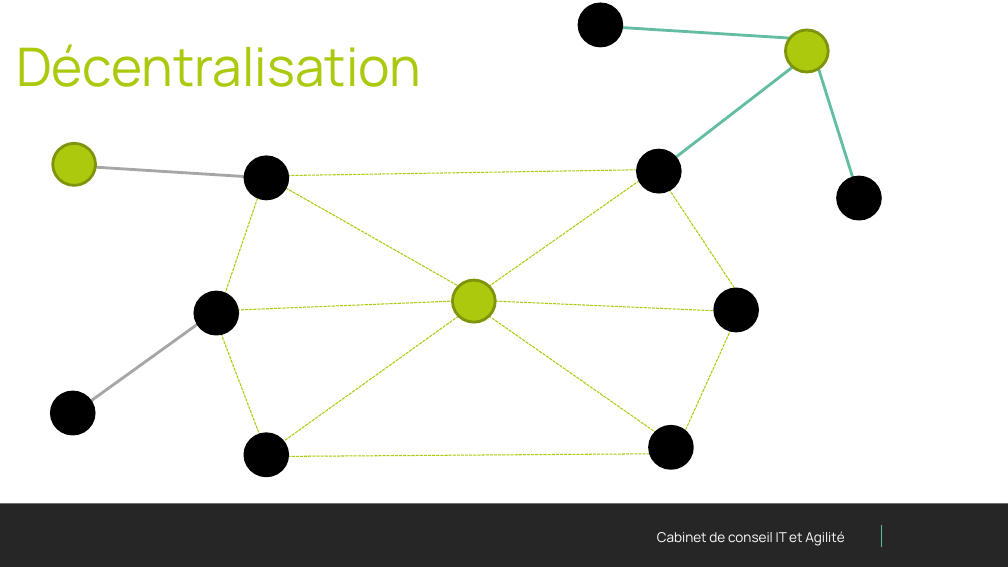
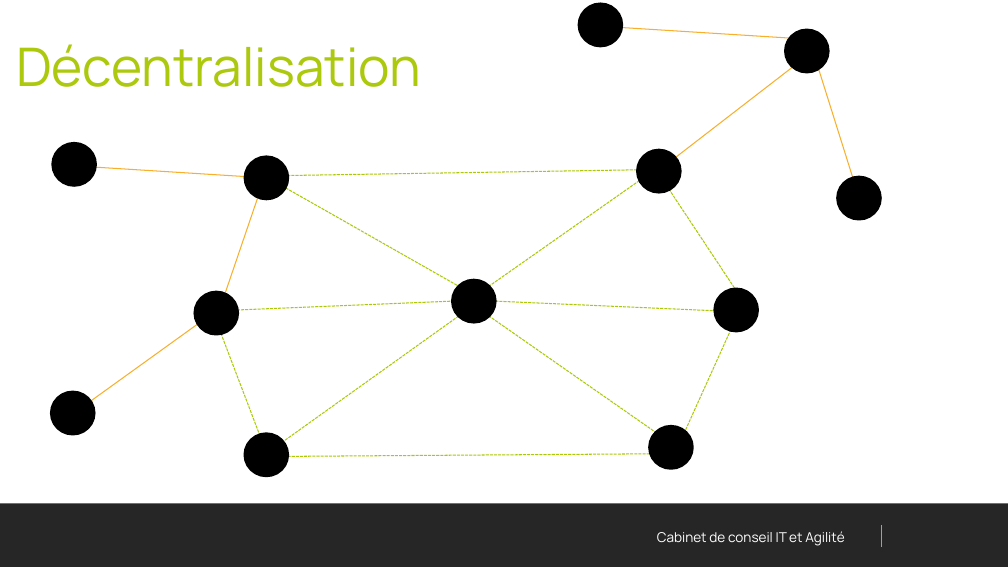
Before and after one commit to PaulFasola/Techlabs, a slide deck: slide 6 of Blockchain101+SmartContracts/Presentation/Techlab Blockchain.pptx. Drawn at 1008x567 pixels with LibreOffice and Linux fonts; fonts in the diff are those of the drawing; background and template pictures are left out. Boxes give left, top, right and bottom in pixels: in the first picture for what was removed or moved away, otherwise in the second. Text is boxed around its words. In the diff, an @@ line names an element or a change of style, - is before the commit and + after.

Commit message:
Update presentation

```diff
--- a/Blockchain101+SmartContracts/Presentation/Techlab Blockchain.pptx
+++ b/Blockchain101+SmartContracts/Presentation/Techlab Blockchain.pptx
@@ line (609, 27) - (801, 39): stroke #63BDA2 2 pt to #F8AF2D 0.75 pt @@
@@ line (659, 170) - (806, 56): stroke #63BDA2 2 pt to #F8AF2D 0.75 pt @@
@@ fill #ADC90E to #000000; outline #80950A 2 pt to #000000 2 pt in 3 elements at bbox=[453, 280, 495, 323], bbox=[52, 143, 95, 185], bbox=[785, 30, 828, 73] @@
@@ line (814, 56) - (858, 193): stroke #63BDA2 2 pt to #F8AF2D 0.75 pt @@
@@ line (79, 166) - (271, 178): stroke #A6A6A6 2 pt to #F8AF2D 0.75 pt @@
@@ line (221, 306) - (266, 172): stroke #ACC909 0.75 pt dashed to #F8AF2D 0.75 pt @@
@@ line (75, 413) - (213, 313): stroke #A6A6A6 2 pt to #F8AF2D 0.75 pt @@
```
Also in this commit, not shown: 1 other slide changed, 4 slides added, 1 slide removed.
